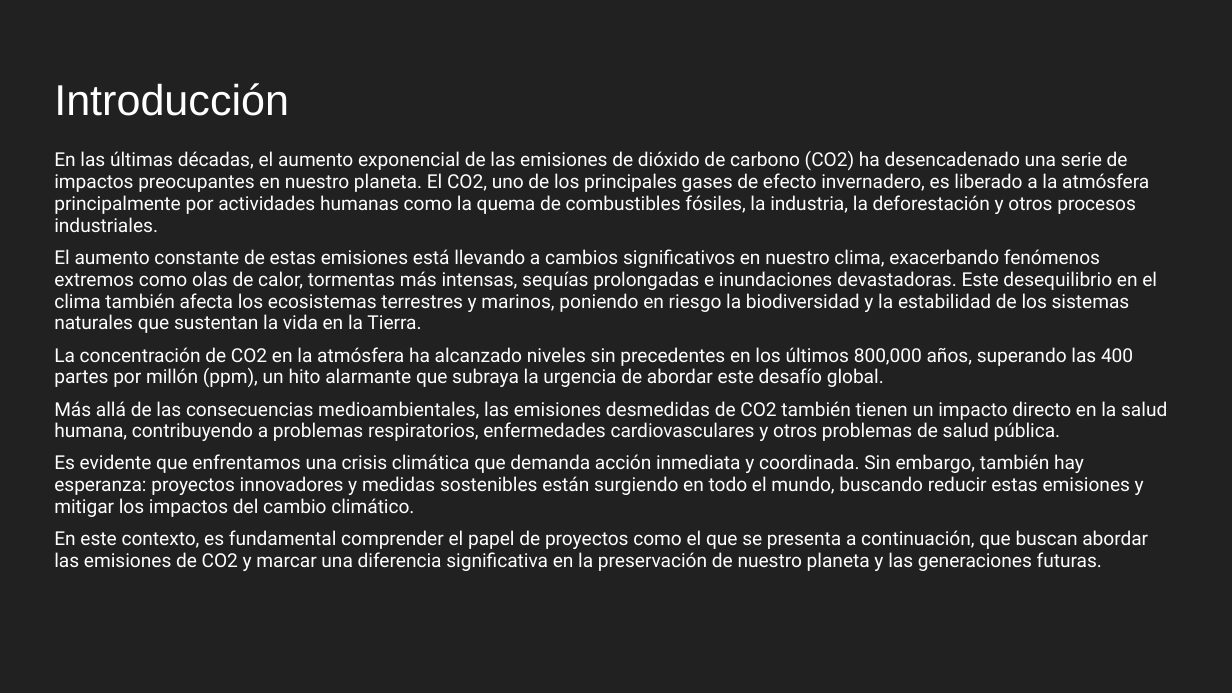
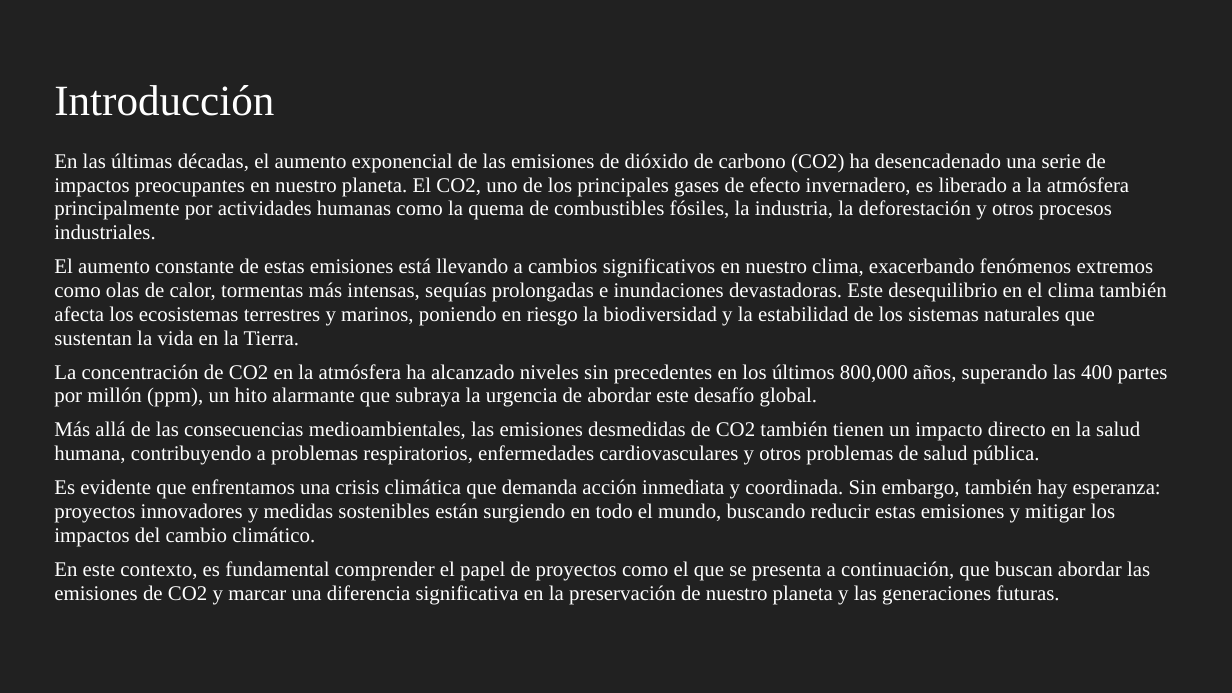
Before and after one commit to LeandroColombo111/Analysis-of-CO2-emissions-using-ML, a slide deck: slide 3 of Insights.pptx (slide 2 before the commit). Drawn at 1232x693 pixels with LibreOffice and Linux fonts; fonts in the diff are those of the drawing; background and template pictures are left out. Boxes give left, top, right and bottom in pixels: in the first picture for what was removed or moved away, otherwise in the second. Text is boxed around its words. In the diff, an @@ line names an element or a change of style, - is before the commit and + after.

```diff
--- a/Insights.pptx
+++ b/Insights.pptx
@@ title "Introducción" at <box>54,85,274,116</box>: font Arial to Times New Roman @@
@@ text "En las últimas décadas, el ..." at <box>54,153,1168,605</box>: size 11.2 to 12.2 pt, font Roboto to Times New Roman @@
```
Also in this commit, not shown: 5 other slides changed, 3 slides added, 1 slide removed, 1 other file.
